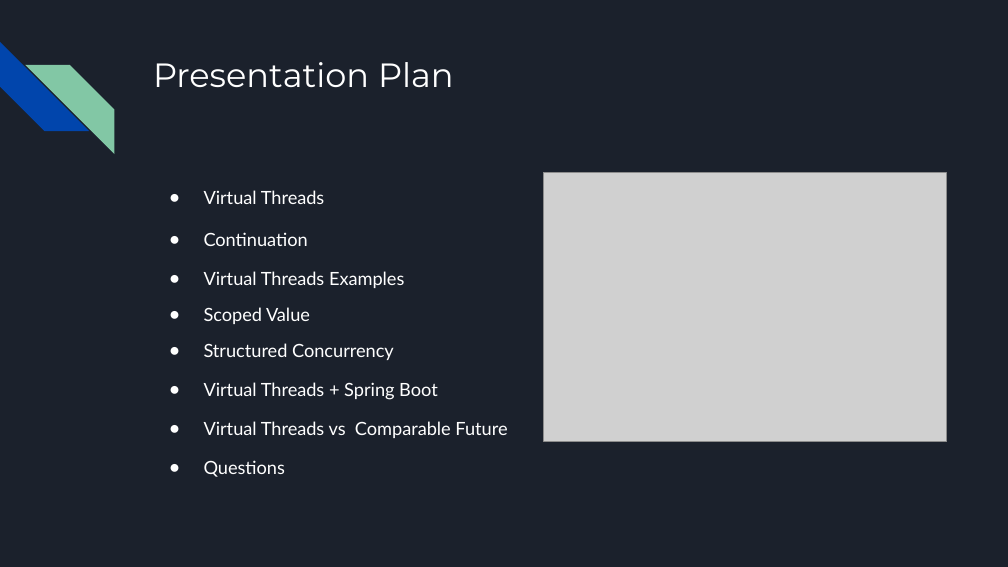
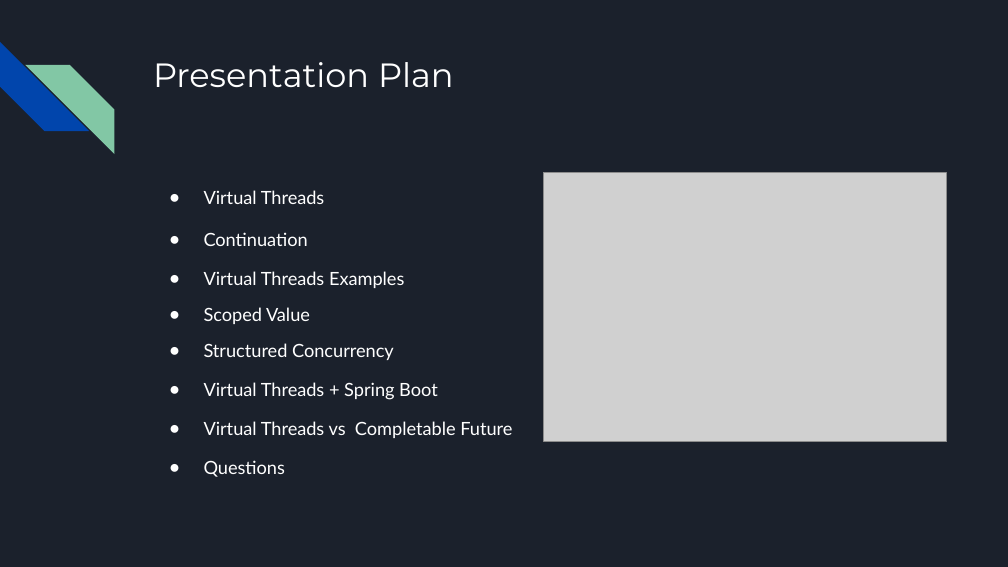
Before and after one commit to xkondix/loom-JAVA-SPRING, a slide deck: slide 2 of assets/Project Loom.pptx. Drawn at 1008x567 pixels with LibreOffice and Linux fonts; fonts in the diff are those of the drawing; grey boxes stand for pictures. Boxes give left, top, right and bottom in pixels: in the first picture for what was removed or moved away, otherwise in the second. Text is boxed around its words. In the diff, an @@ line names an element or a change of style, - is before the commit and + after.

```diff
--- a/assets/Project Loom.pptx
+++ b/assets/Project Loom.pptx
@@ text at [204,421,512,438]: text changed @@
-● Virtual Threads vs Comparable Future
+● Virtual Threads vs Completable Future
```
Also in this commit, not shown: 6 other slides changed, 1 other file.
